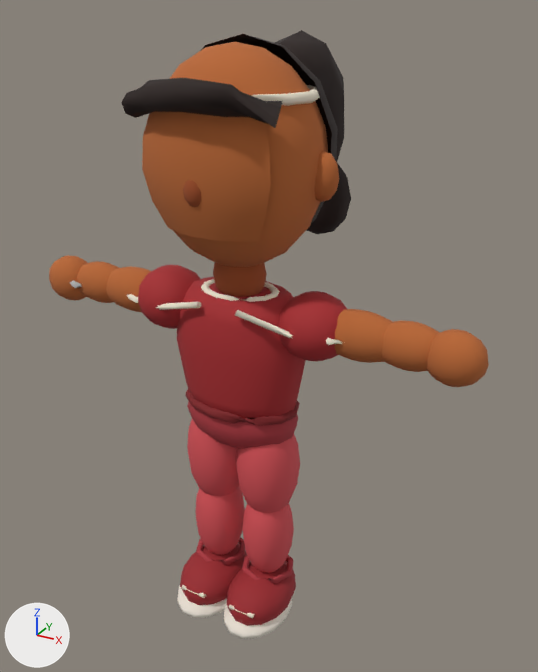
The Blender file assets/v2/source/junebug-pilot.blend, before and after one commit.
The view is the same before and after, from a 50 mm camera at (2.4, -3.96, 4.27) aimed at (0.01, 0.37, 2.11). Every picture has the same lights, and +X, +Y and +Z are marked at lower left. The older version comes first.

Objects in the first picture: 'kid_nostrike_LOD0'.
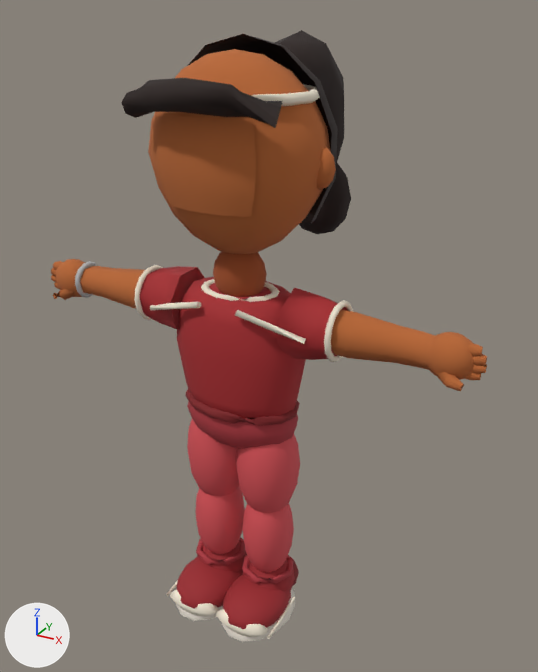
Pixel boxes [x1, y1, x2, y2] of what changed, in the pictures (538 x 672 px; the box of a moved part takes in the faces that stretch with it):
'kid_nostrike_LOD0', reshaped: before [49, 30, 489, 639]; after [51, 30, 487, 642]
part 1 of me_kid_nostrike_lod0_mesh_001, moved or reshaped: before [180, 543, 247, 605]; after [197, 540, 247, 573]
part 2 of me_kid_nostrike_lod0_mesh_001, moved or reshaped (not visible afterwards): before [227, 561, 296, 626]
part 3 of me_kid_nostrike_lod0_mesh_001, added (brown): after [317, 146, 336, 190]
part 4 of me_kid_nostrike_lod0_mesh_001, rebuilt: before [170, 42, 328, 267]; after [148, 49, 331, 254]
part 5 of me_kid_nostrike_lod0_mesh_001, rebuilt: before [138, 265, 201, 329]; after [140, 266, 204, 330]
part 6 of me_kid_nostrike_lod0_mesh_001, rebuilt: before [106, 266, 151, 312]; after [74, 266, 145, 308]
part 7 of me_kid_nostrike_lod0_mesh_001, rebuilt: before [382, 320, 440, 372]; after [331, 310, 436, 370]
part 8 of me_kid_nostrike_lod0_mesh_001, rebuilt: before [278, 291, 347, 362]; after [277, 288, 348, 360]
part 9 of me_kid_nostrike_lod0_mesh_001, rebuilt (mostly hidden afterwards): before [177, 586, 227, 618]; after [176, 604, 223, 621]
part 10 of me_kid_nostrike_lod0_mesh_001, rebuilt: before [224, 598, 292, 639]; after [222, 589, 295, 642]
part 11 of me_kid_nostrike_lod0_mesh_001, rebuilt (23% narrower, 20% shorter): before [142, 112, 271, 242]; after [157, 113, 256, 217]
part 12 of me_kid_nostrike_lod0_mesh_001, deleted: before [127, 150, 342, 618]
part 13 of me_kid_nostrike_lod0_mesh_001, moved or reshaped: before [49, 256, 119, 303]; after [51, 259, 163, 320]
part 14 of me_kid_nostrike_lod0_mesh_001, added (red): after [166, 557, 299, 639]
part 15 of me_kid_nostrike_lod0_mesh_001, moved or reshaped: before [335, 309, 489, 387]; after [324, 300, 487, 391]

Diff of the bpy script that builds the scene:
```diff
--- a/assets/v2/source/junebug-pilot.blend.py
+++ b/assets/v2/source/junebug-pilot.blend.py
@@ me_kid_nostrike_lod0_mesh_001 @@
-me_kid_nostrike_lod0_mesh_001.from_pydata(...)  # 2873 vertices, 3156 faces; spans x -1.65..1.65, y -0.62..1.33, z 0.05..4.14
+me_kid_nostrike_lod0_mesh_001.from_pydata(...)  # 3195 vertices, 3547 faces; spans x -1.64..1.64, y -0.62..1.33, z 0.03..4.14
+# me_kid_nostrike_lod0_mesh_001 part 1: the loose piece of 100 vertices spanning x -0.45..0.03, y -0.43..0.23, z 0.09..0.4 is scaled about its middle by (0.854, 0.618, 1), then moved by (0.0, 0.12, 0.05)
+# me_kid_nostrike_lod0_mesh_001 part 2: the loose piece of 100 vertices spanning x -0.03..0.45, y -0.43..0.23, z 0.09..0.4 is scaled about its middle by (0.833, 0.471, 0.861), then moved by (-0.42, 0.2, 0.03)
+# me_kid_nostrike_lod0_mesh_001 part 3: a new loose piece, a UV sphere (10 segments, 6 rings, poles along z) spanning x 0.44..0.65, y -0.07..0.07, z 3.3..3.56, in mat_m_body
+# me_kid_nostrike_lod0_mesh_001 part 4: the loose piece of 164 vertices spanning x -0.58..0.58, y -0.5..0.47, z 2.76..4.1 is rebuilt with 164 vertices and now spans x -0.6..0.6, y -0.41..0.46, z 2.84..4.06
+# me_kid_nostrike_lod0_mesh_001 part 5: the loose piece of 100 vertices spanning x -0.8..-0.3, y -0.23..0.23, z 2.21..2.65 is rebuilt with 23 vertices and now spans x -0.72..-0.4, y -0.23..0.23, z 2.2..2.64
+# me_kid_nostrike_lod0_mesh_001 part 6: the loose piece of 100 vertices spanning x -1.16..-0.56, y -0.15..0.15, z 2.27..2.59 is rebuilt with 44 vertices and now spans x -1.38..-0.68, y -0.15..0.15, z 2.28..2.57
+# me_kid_nostrike_lod0_mesh_001 part 7: the loose piece of 100 vertices spanning x 0.93..1.43, y -0.14..0.14, z 2.28..2.58 is rebuilt with 44 vertices and now spans x 0.68..1.38, y -0.15..0.15, z 2.29..2.58
+# me_kid_nostrike_lod0_mesh_001 part 8: the loose piece of 100 vertices spanning x 0.3..0.8, y -0.23..0.23, z 2.21..2.65 is rebuilt with 23 vertices and now spans x 0.4..0.72, y -0.23..0.23, z 2.22..2.66
+# me_kid_nostrike_lod0_mesh_001 part 9: the loose piece of 58 vertices spanning x -0.45..0.03, y -0.47..0.17, z 0.05..0.18 is rebuilt with 44 vertices and now spans x -0.47..0.05, y -0.49..0.21, z 0.03..0.14
+# me_kid_nostrike_lod0_mesh_001 part 10: the loose piece of 58 vertices spanning x -0.03..0.45, y -0.47..0.17, z 0.05..0.18 is rebuilt with 44 vertices and now spans x -0.05..0.47, y -0.49..0.21, z 0.03..0.14
+# me_kid_nostrike_lod0_mesh_001 part 11: the loose piece of 40 vertices spanning x -0.44..0.44, y -0.51..-0.31, z 3.04..3.76 is rebuilt with 48 vertices and now spans x -0.34..0.34, y -0.43..-0.33, z 3.18..3.72
+# me_kid_nostrike_lod0_mesh_001 part 12: 7 loose pieces with 260 vertices, spanning x -0.92..0.92, y -0.53..0.19, z 0.25..3.53, are deleted
+# me_kid_nostrike_lod0_mesh_001 part 13: 239 vertices removed from x -1.65..-0.93, y -0.16..0.16, z 2.25..2.59; 339 vertices added at x -1.64..-0.7, y -0.2..0.2, z 2.24..2.62
+# me_kid_nostrike_lod0_mesh_001 part 14: 522 vertices added at x -0.46..0.46, y -0.49..0.26, z 0.08..0.45
+# me_kid_nostrike_lod0_mesh_001 part 15: 199 vertices removed from x 0.56..1.65, y -0.16..0.15, z 2.25..2.59; 269 vertices added at x 0.7..1.64, y -0.2..0.2, z 2.24..2.62
+# other edits to the shape of me_kid_nostrike_lod0_mesh_001 do not show in these pictures
 me_kid_nostrike_lod0_mesh_001.materials.append(mat_m_body)
```
